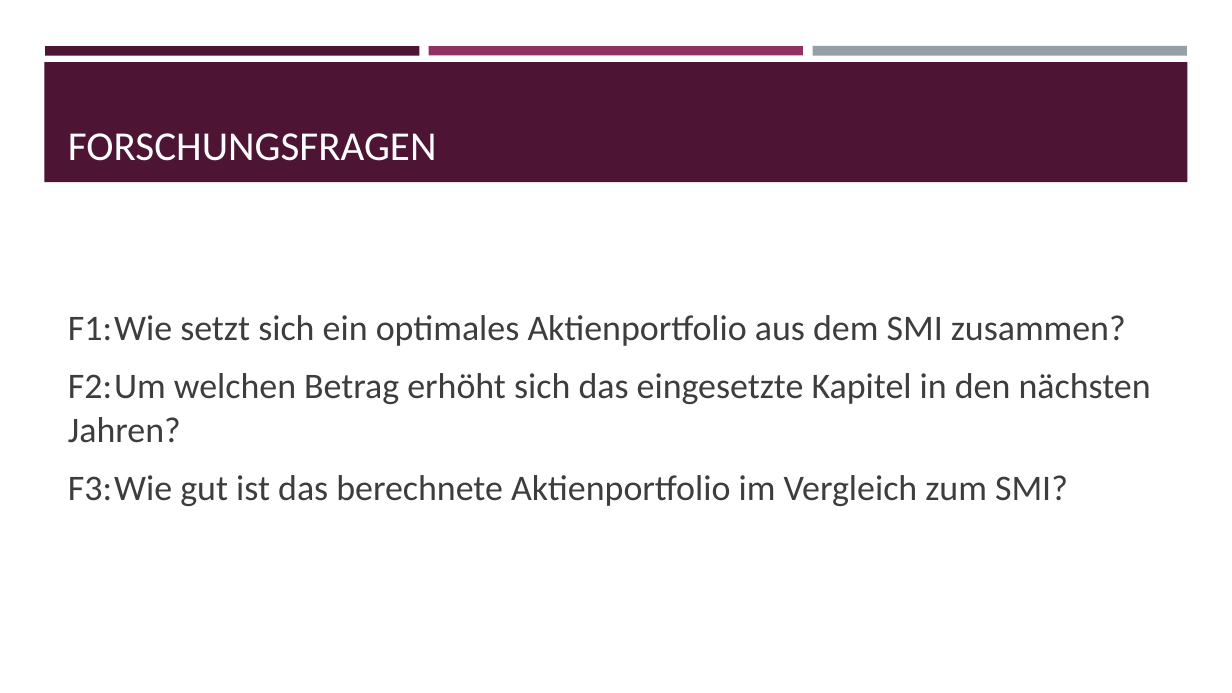
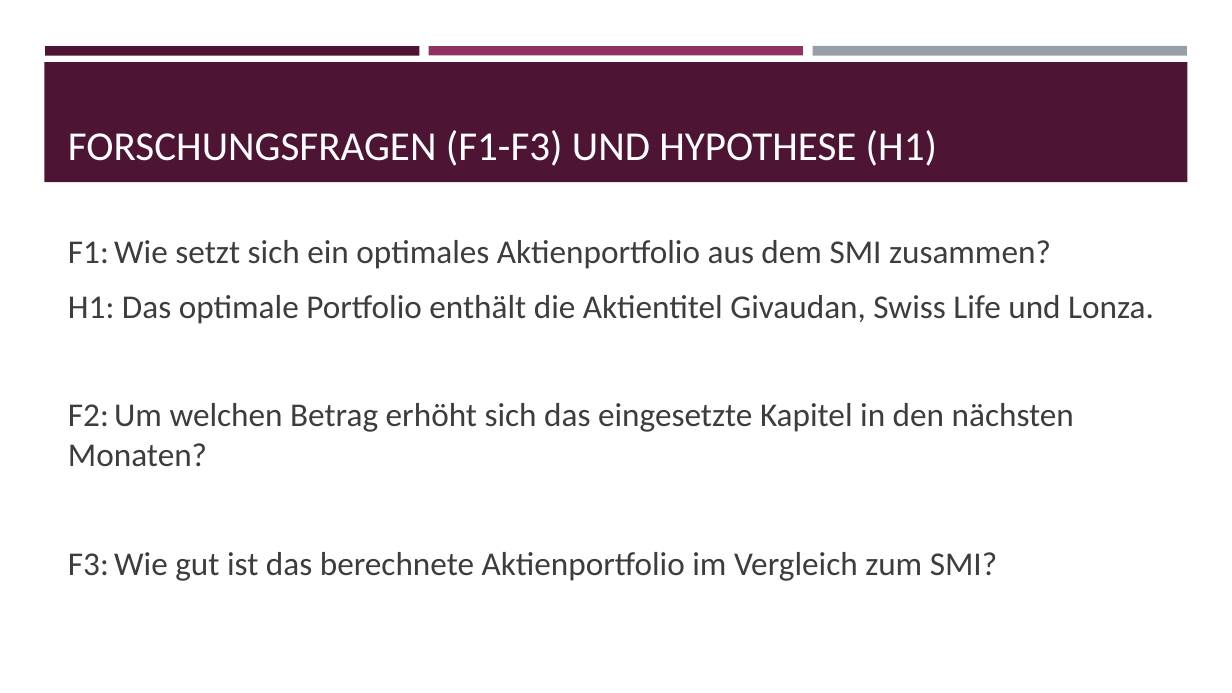
Before and after one commit to bodo-gruetter/tsa_repo, a slide deck: slide 2 of Paper_Präsentation/PortfolioZusammenstellungSMI_Blaser_Gruetter.pptx. Drawn at 1232x693 pixels with LibreOffice and Linux fonts; fonts in the diff are those of the drawing. Boxes give left, top, right and bottom in pixels: in the first picture for what was removed or moved away, otherwise in the second. Text is boxed around its words. In the diff, an @@ line names an element or a change of style, - is before the commit and + after.

```diff
--- a/Paper_Präsentation/PortfolioZusammenstellungSMI_Blaser_Gruetter.pptx
+++ b/Paper_Präsentation/PortfolioZusammenstellungSMI_Blaser_Gruetter.pptx
@@ title at <box>68,130,937,166</box>: text changed @@
-FORSCHUNGSFRAGEN
+FORSCHUNGSFRAGEN (F1-F3) UND HYPOTHESE (H1)
@@ text at <box>68,240,1051,581</box>: size 28 to 25.9 pt in "F1: Wie setzt sich ein optimales Aktienportfolio ...", "F3: Wie gut ist das berechnete Aktienportfolio ..." @@
@@ text at <box>68,295,1154,467</box>: text changed; size 28 to 25.9 pt @@
-F2: Um welchen Betrag erhöht sich das eingesetzte Kapitel in den nächsten Jahren?
+H1: Das optimale Portfolio enthält die Aktientitel Givaudan, Swiss Life und Lonza.
+F2: Um welchen Betrag erhöht sich das eingesetzte Kapitel in den nächsten Monaten?
```
Also in this commit, not shown: 2 other slides changed, 1 slide added, 1 other file.
